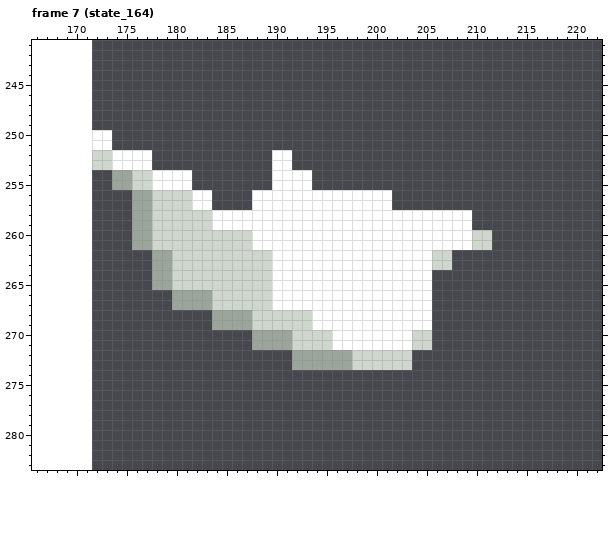
Pixel-art file -- output/kof95/sprites/23_king/state_164.aseprite. Above: the version before the commit.
282x256 pixels, 8 frames. Shown: frame 7 (state_164): x 166..222, y 241..283. The old version is drawn lined up with the new one, on the new canvas. The commit also changed other frames, which this record leaves out.
After the commit:
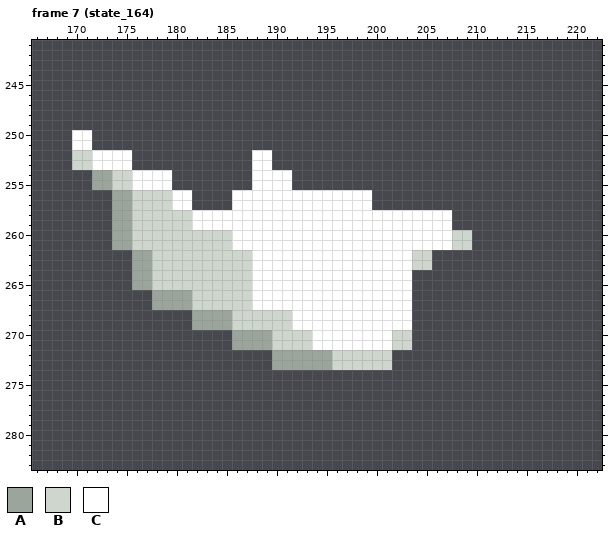
Palette (. is transparent): A #9ca59c  B #ced6ce  C #ffffff
From old to new:
canvas 282x256 -> 354x494, the old top-left corner now at 172,30 (the part of the old canvas that was cut away was empty and is not shown)
Changed rows in their new state; - is an unchanged pixel.
Frame 7 (state_164):
first column x 170:
250 CC..--------------------------------------
251 CC..--------------------------------------
252 BBCC--..----------CC..--------------------
253 BBCC--..----------CC..--------------------
254 --AABBCC--..------CC--..------------------
255 --AABBCC--..------CC--..------------------
256 ----AABB--CC..--CC------------..----------
257 ----AABB--CC..--CC------------..----------
258 ----AABB----CC------------------------..--
259 ----AABB----CC------------------------..--
260 ----AABB--------CC--------------------BB..
261 ----AABB--------CC--------------------BB..
262 ------AABB--------CC--------------BB..----
263 ------AABB--------CC--------------BB..----
264 ------AABB--------CC--------------..------
265 ------AABB--------CC--------------..------
266 --------AA--BB----CC--------------..------
267 --------AA--BB----CC--------------..------
268 ------------AA--BB----CC----------..------
269 ------------AA--BB----CC----------..------
270 ----------------AA--BB--CC------BB..------
271 ----------------AA--BB--CC------BB..------
272 --------------------AA----BB----..--------
273 --------------------AA----BB----..--------
Changed places in both pictures, as pixel boxes (x1, y1, x2, y2):
changed: (72, 130, 352, 370)
erased: (372, 190, 392, 210)
changed: (392, 210, 492, 370)
